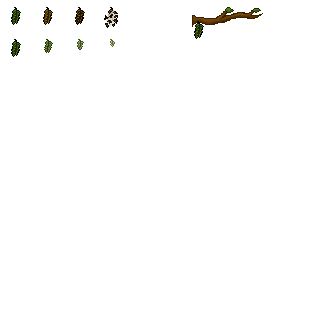
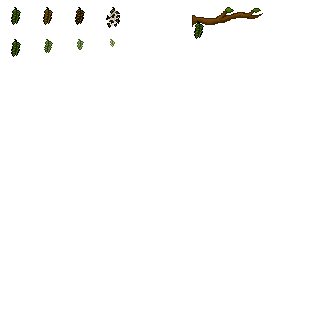
Layer changes from the first 320x320 image to the second:
pixels changed over [104, 7, 120, 28] (layer not identified)